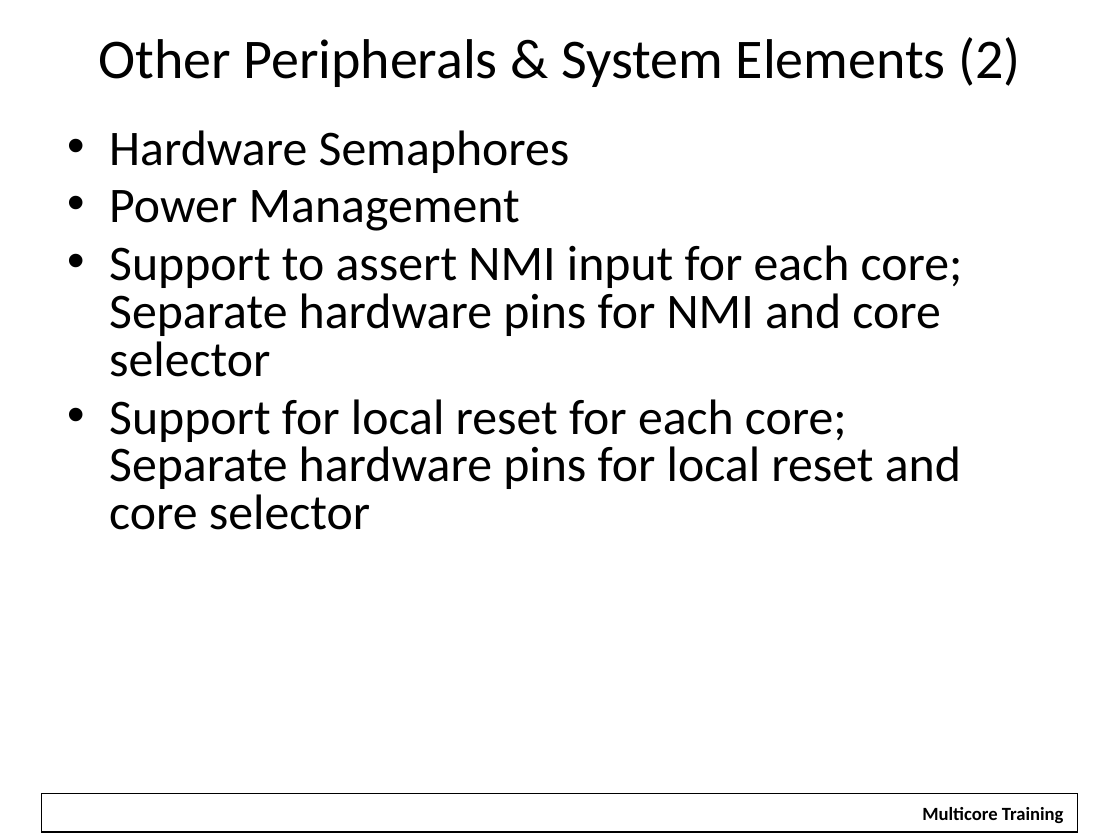
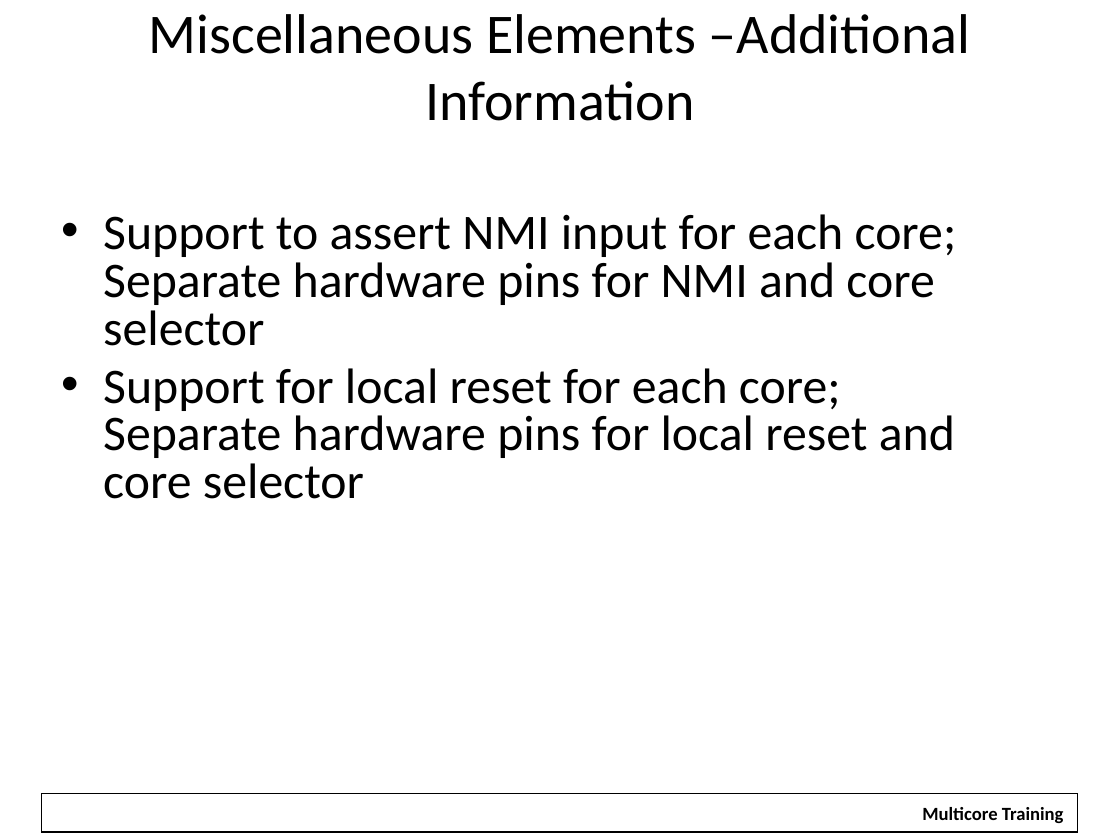
Before and after one commit to hari1989/keystone-workshop, a slide deck: slide 28 of slides/KeyStone Overview.pptx (slide 41 before the commit). Drawn at 1120x840 pixels with LibreOffice and Linux fonts; fonts in the diff are those of the drawing; background and template pictures are left out. Boxes give left, top, right and bottom in pixels: in the first picture for what was removed or moved away, otherwise in the second. Text is boxed around its words. In the diff, an @@ line names an element or a change of style, - is before the commit and + after.

```diff
--- a/slides/KeyStone Overview.pptx
+++ b/slides/KeyStone Overview.pptx
@@ title at box(149, 14, 971, 121): text changed @@
-Other Peripherals & System Elements (2)
+Miscellaneous Elements –Additional Information
@@ text at box(109, 130, 570, 231): paragraphs removed @@
-• Hardware Semaphores
-• Power Management
@@ text "Support to assert NMI input ...": place and size @@
-text "Support to assert NMI input ..." at box(109, 130, 963, 530)
+text "Support to assert NMI input ..." at box(103, 214, 957, 499)
```
Also in this commit, not shown: 28 other slides changed, 1 slide added, 29 slides removed.
